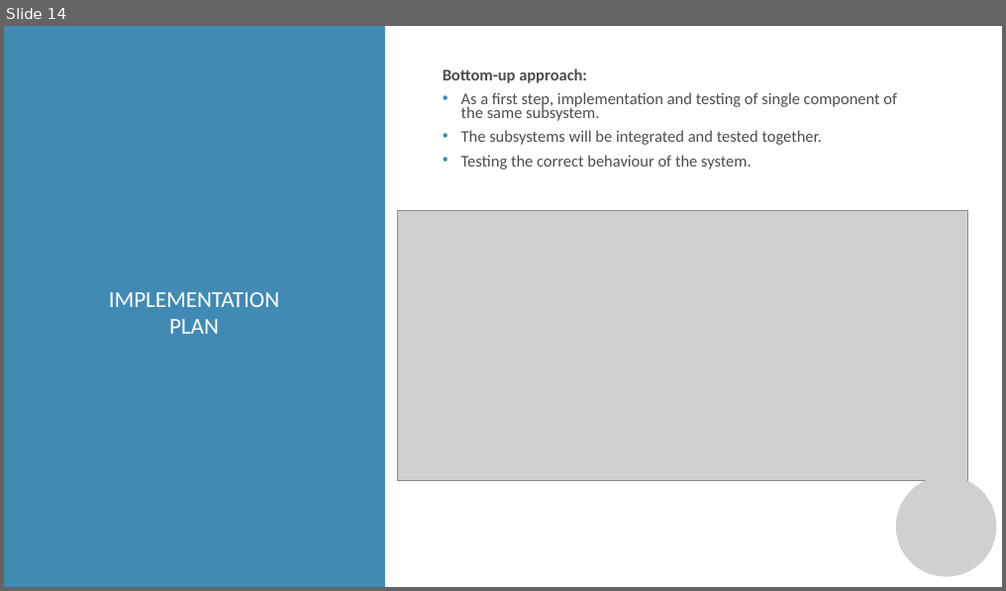
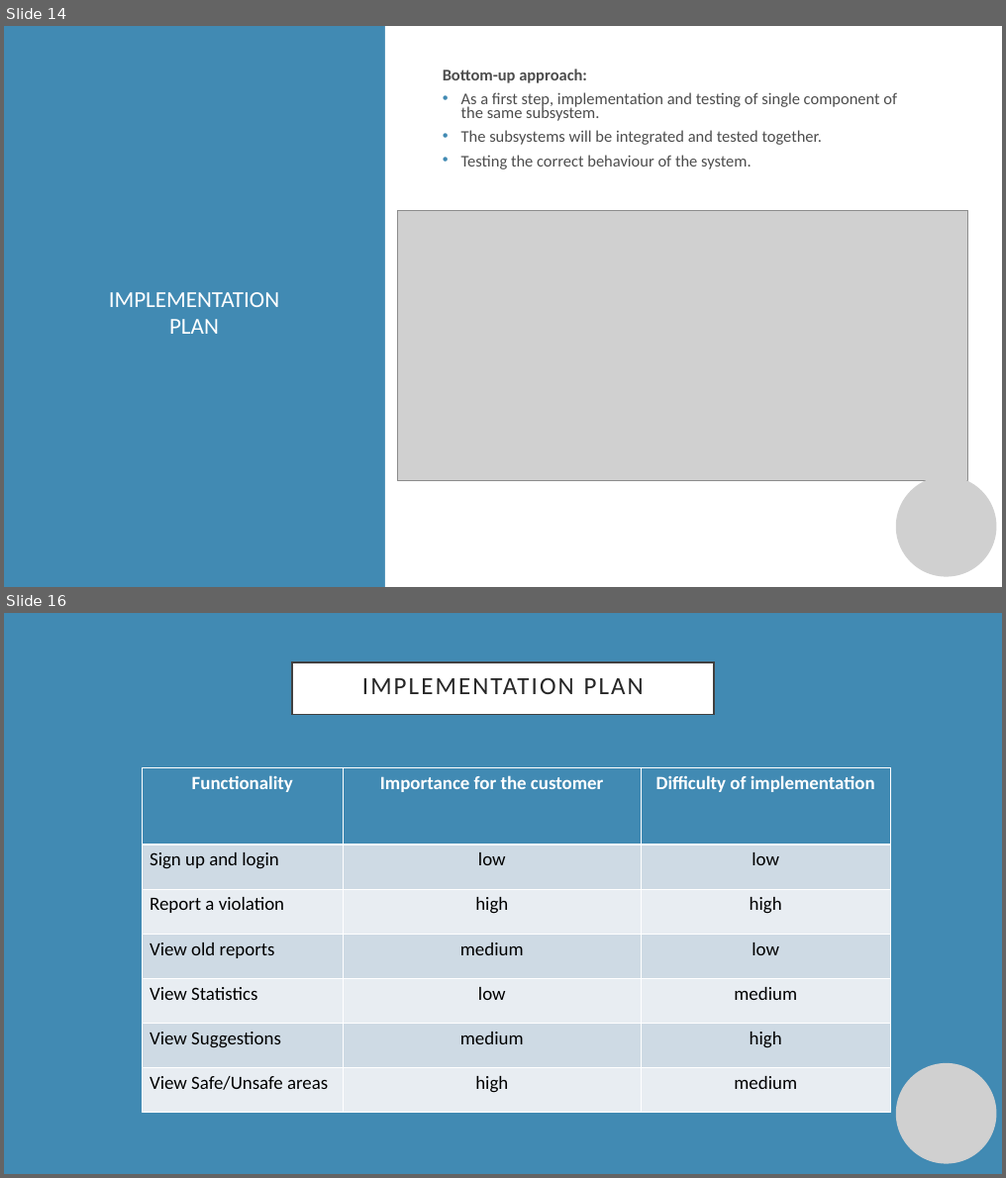
Before and after one commit to manuelsalamino/SoftwareEngineering2-Project, a slide deck: Presentazione standard3.pptx. Shown one above the other, each under a label of ours: slide 14 before the commit, slides 14 and 16 after it; the slides between them are not shown. The pictures are 1006x591 and 1006x1178 pixels, drawn with LibreOffice and Linux fonts; fonts in the diff are those of the drawing; grey boxes stand for pictures; background and template pictures are left out. Boxes give left, top, right and bottom in pixels: in the first picture for what was removed or moved away, otherwise in the second. Text is boxed around its words. In the diff, an @@ line names an element or a change of style, - is before the commit and + after.

```diff
--- a/Presentazione standard3.pptx
+++ b/Presentazione standard3.pptx
@@ slide 16 added at <box>4,613,1002,1174</box>, background #418AB3 @@
@@ rectangle added at <box>292,663,714,715</box>, fill #FFFFFF, outline #404040 1.25 pt, 23.8 pt, text #262626 @@
+IMPLEMENTATION PLAN
@@ table added at <box>143,768,890,1113</box>, 7 rows, 3 columns @@
+Functionality | Importance for the customer | Difficulty of implementation
+Sign up and login | low | low
+Report a violation | high | high
+View old reports | medium | low
+View Statistics | low | medium
+View Suggestions | medium | high
+View Safe/Unsafe areas | high | medium
@@ picture added at <box>896,1063,997,1164</box> @@
```
Also in this commit, not shown: 1 slide changed, 1 other slide added.
